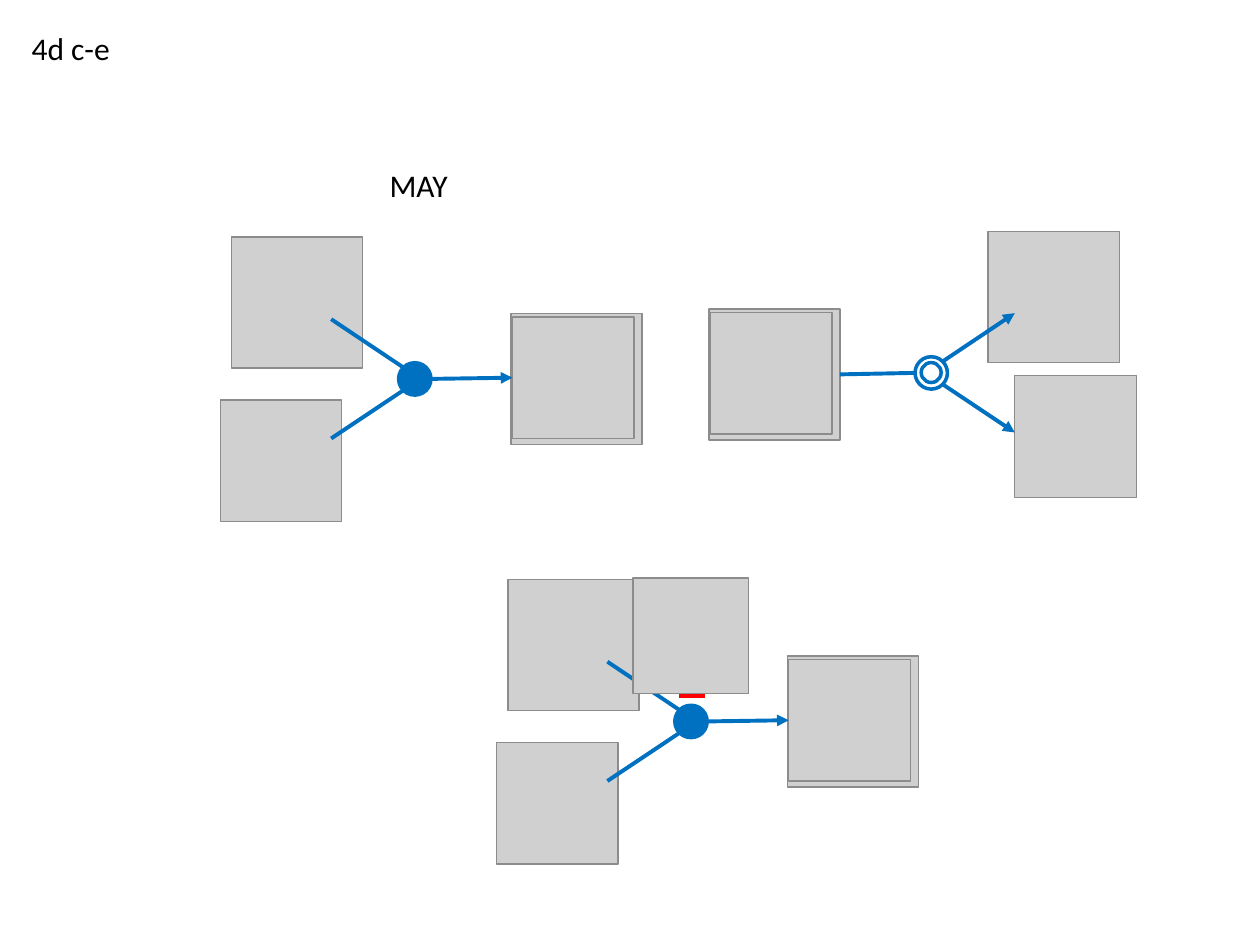
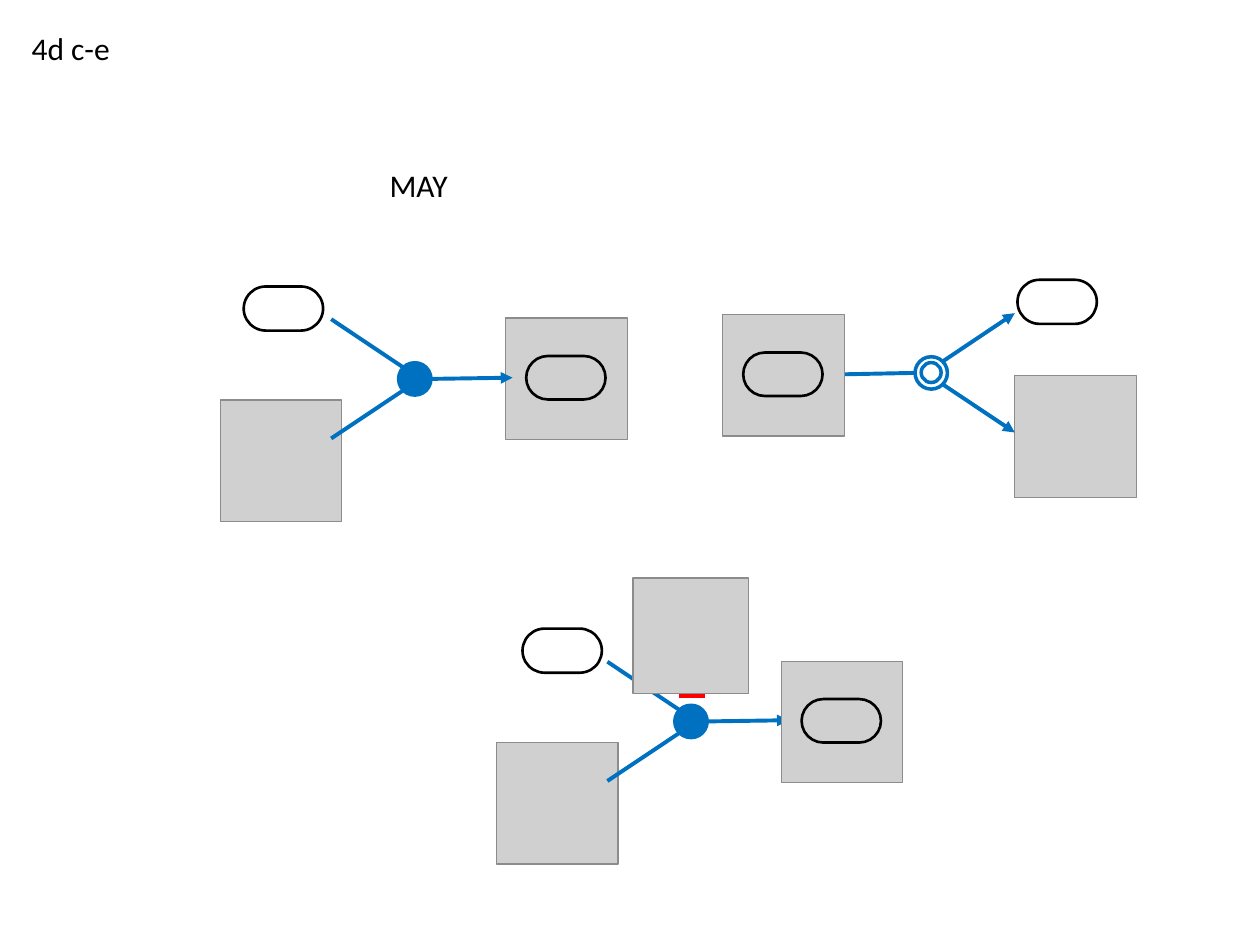
Before and after one commit to SynBioDex/SBOL-visual, a slide deck: slide 5 of specification/imgsrc/4.pptx. Drawn at 1260x945 pixels with LibreOffice and Linux fonts; fonts in the diff are those of the drawing; grey boxes stand for pictures. Boxes give left, top, right and bottom in pixels: in the first picture for what was removed or moved away, otherwise in the second. Text is boxed around its words. In the diff, an @@ line names an element or a change of style, - is before the commit and + after.

```diff
--- a/specification/imgsrc/4.pptx
+++ b/specification/imgsrc/4.pptx
@@ picture removed at [232, 237, 363, 368] @@
@@ picture removed at [988, 232, 1119, 363] @@
@@ rounded rectangle added at [243, 286, 323, 330], fill #FFFFFF, outline #000000 1.5 pt @@
@@ rounded rectangle added at [1018, 280, 1097, 324], fill #FFFFFF, outline #000000 1.5 pt @@
@@ picture: place and size @@
-picture at [513, 318, 634, 438]
+picture at [505, 318, 626, 438]
@@ picture removed at [512, 314, 643, 445] @@
@@ picture removed at [709, 309, 840, 440] @@
@@ picture: place and size @@
-picture at [711, 312, 832, 433]
+picture at [723, 315, 844, 436]
@@ rounded rectangle added at [527, 357, 606, 401], outline #000000 1.5 pt @@
@@ rounded rectangle added at [743, 353, 823, 397], outline #000000 1.5 pt @@
@@ picture removed at [508, 580, 639, 711] @@
@@ rounded rectangle added at [523, 629, 602, 673], fill #FFFFFF, outline #000000 1.5 pt @@
@@ picture removed at [788, 656, 919, 788] @@
@@ picture: place and size @@
-picture at [789, 659, 910, 780]
+picture at [781, 662, 902, 782]
@@ rounded rectangle added at [801, 699, 881, 743], outline #000000 1.5 pt @@
```
Also in this commit, not shown: 1 other slide changed, 18 other files.
